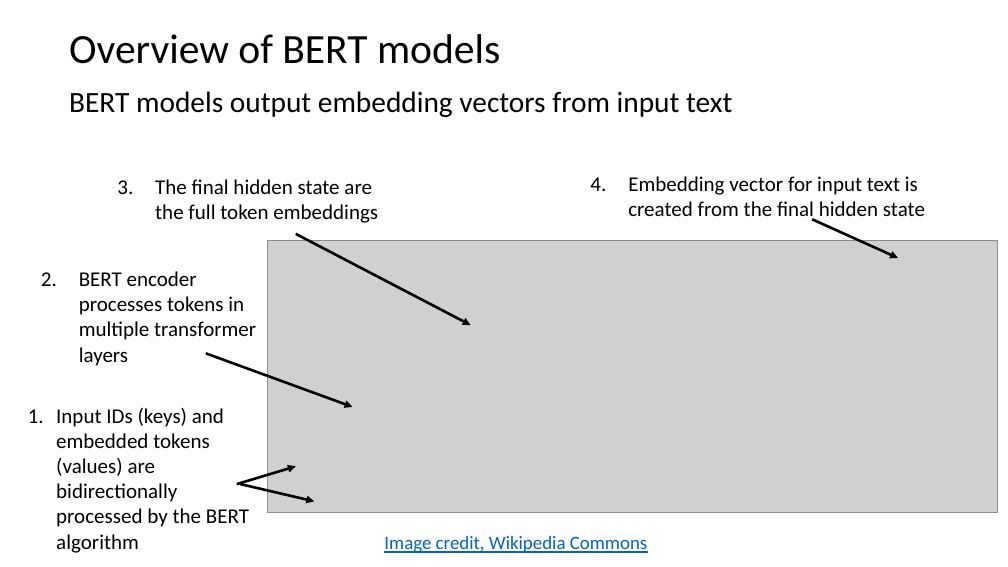
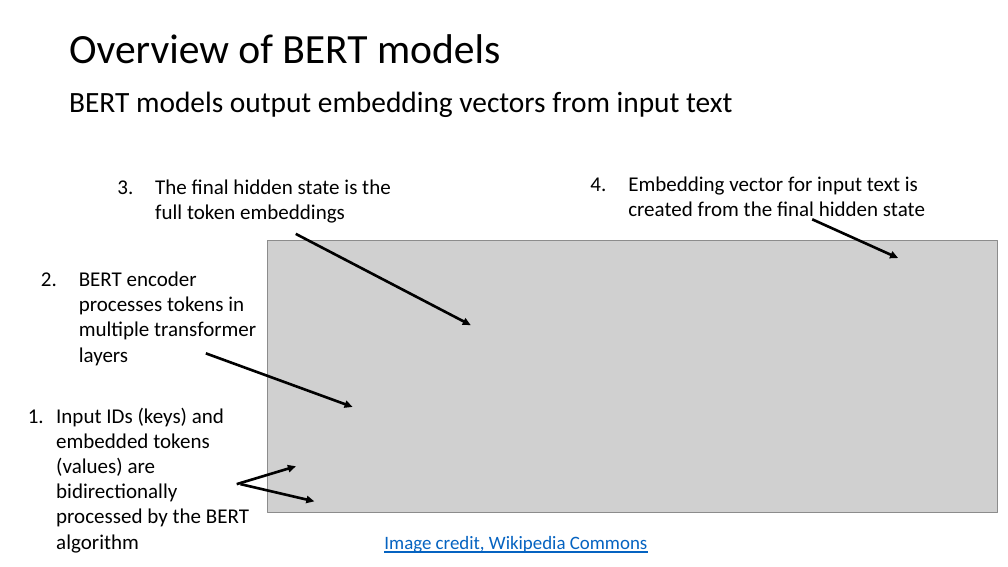
Before and after one commit to harelgabainew/school1, a slide deck: slide 40 of slides/6_InformationRetrievalSearch.pptx (slide 38 before the commit). Drawn at 1008x567 pixels with LibreOffice and Linux fonts; fonts in the diff are those of the drawing; grey boxes stand for pictures. Boxes give left, top, right and bottom in pixels: in the first picture for what was removed or moved away, otherwise in the second. Text is boxed around its words. In the diff, an @@ line names an element or a change of style, - is before the commit and + after.

Commit message:
Improved notation, corrected typos, split slide

```diff
--- a/slides/6_InformationRetrievalSearch.pptx
+++ b/slides/6_InformationRetrievalSearch.pptx
@@ text at (155, 179, 391, 223): text changed @@
-3. The final hidden state are the full token embeddings
+3. The final hidden state is the full token embeddings
```
Also in this commit, not shown: 3 other slides changed, 2 slides added.
